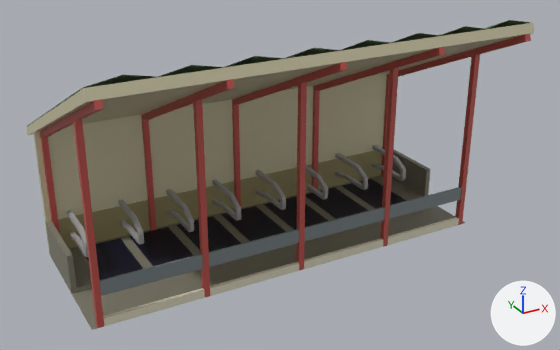
An edit to the FBX model Farming Tests/Assets/Models/Structures/CowStorageShed.fbx, drawn before and after from the same camera.
Both versions are drawn from a 50 mm camera at (-0.1274, -0.2364, 0.1478) aimed at (0.0002, -0.0045, 0.0319). Arrows for +X, +Y and +Z are at lower right; the lights stay in place.

Objects in the first picture: 'Cow_Storage_Shed'.
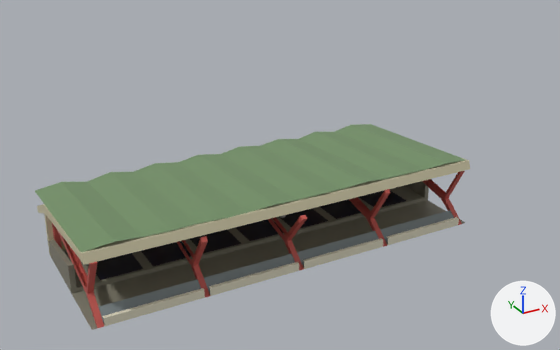
The newer file adds a shape key; the second version is drawn at full value of the shape key 'Destruction' of 'Cow_Storage_Shed', and the change is written as the vertex moves it makes.

Edits to the scene script, one JSON object a line:
```json
{"block": "me_mesh", "where": "# used by ob_cow_storage_shed; location = (0.0, 0.0, 0.0); rotation_euler = (1.571, 0.0, 0.0), in degrees (90, 0, 0); scale = (0.01, 0.01, 0.01)"}
{"op": "remove", "block": "me_mesh", "code": "me_mesh.from_pydata(...)  # 600 vertices, 433 faces; spans x -7.9..7.9, y 0.0..9.0, z -5.0..4.5"}
{"op": "add", "block": "me_mesh", "code": "me_mesh.from_pydata(...)  # 600 vertices, 433 faces; spans x -7.9..7.9, y 0.0..2.8, z -5.0..2.3"}
{"block": "me_mesh", "change": "me_mesh part 1: the loose piece of 6 vertices spanning x -7.5..-3.9, y 1.1..1.7, z 2.0..2.1 is turned -51.9 degrees about the x axis through its middle, then moved by (0.0, -1.2, -0.3)"}
{"block": "me_mesh", "change": "me_mesh part 2: the loose piece of 6 vertices spanning x -3.7..-0.1, y 1.1..1.7, z 2.0..2.1 is turned -51.9 degrees about the x axis through its middle, then moved by (0.0, -1.2, -0.3)"}
{"block": "me_mesh", "change": "me_mesh part 3: the loose piece of 6 vertices spanning x 0.1..3.7, y 1.1..1.7, z 2.0..2.1 is turned -51.9 degrees about the x axis through its middle, then moved by (0.0, -1.2, -0.3)"}
{"block": "me_mesh", "change": "me_mesh part 4: the loose piece of 6 vertices spanning x 3.9..7.5, y 1.1..1.7, z 2.0..2.1 is turned -51.9 degrees about the x axis through its middle, then moved by (0.0, -1.2, -0.3)"}
{"block": "me_mesh", "change": "me_mesh part 5: the loose piece of 34 vertices spanning x -7.9..7.9, y 4.8..9.0, z -5.0..4.3 is scaled about its middle by (1, 0.143, 0.736), then moved by (0.0, -4.4, -1.2)"}
{"block": "me_mesh", "change": "me_mesh part 6: 339 of 600 vertices moved; they spanned x -7.9..7.9, y 0.8..8.8, z -4.7..4.5 and now span x -7.9..7.9, y 0.2..2.7, z -4.7..2.3; mean shift (0.0, -2.0, -0.3); largest move (7.7, 8.5, 4.5) -> (7.7, 2.4, 1.9)"}
```

Boxes [x1, y1, x2, y2] around the edits, measured in the pictures (560 x 350 px; the box of a moved part takes in the faces that stretch with it):
```json
{"object": "Cow_Storage_Shed", "change": "reshaped", "before": [26, 20, 535, 330], "after": [35, 124, 470, 330], "on screen": "15% narrower, 33% shorter"}
{"part": 1, "of": "me_mesh", "change": "moved or reshaped", "before": [99, 254, 203, 296], "after": [99, 280, 201, 322]}
{"part": 2, "of": "me_mesh", "change": "moved or reshaped", "before": [209, 229, 299, 267], "after": [204, 254, 295, 292]}
{"part": 3, "of": "me_mesh", "change": "moved or reshaped", "before": [305, 207, 385, 241], "after": [297, 231, 379, 265]}
{"part": 4, "of": "me_mesh", "change": "moved or reshaped", "before": [389, 187, 461, 219], "after": [380, 211, 454, 241]}
{"part": 5, "of": "me_mesh", "change": "moved or reshaped", "before": [26, 20, 530, 127], "after": [35, 124, 465, 252]}
{"part": 6, "of": "me_mesh", "change": "moved or reshaped", "before": [26, 23, 535, 328], "after": [37, 157, 470, 328]}
```
